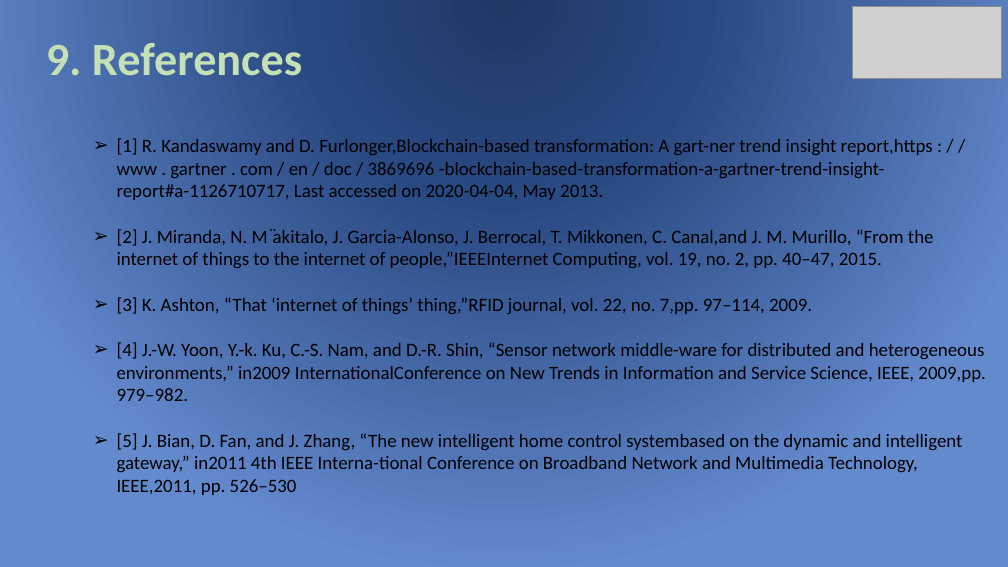
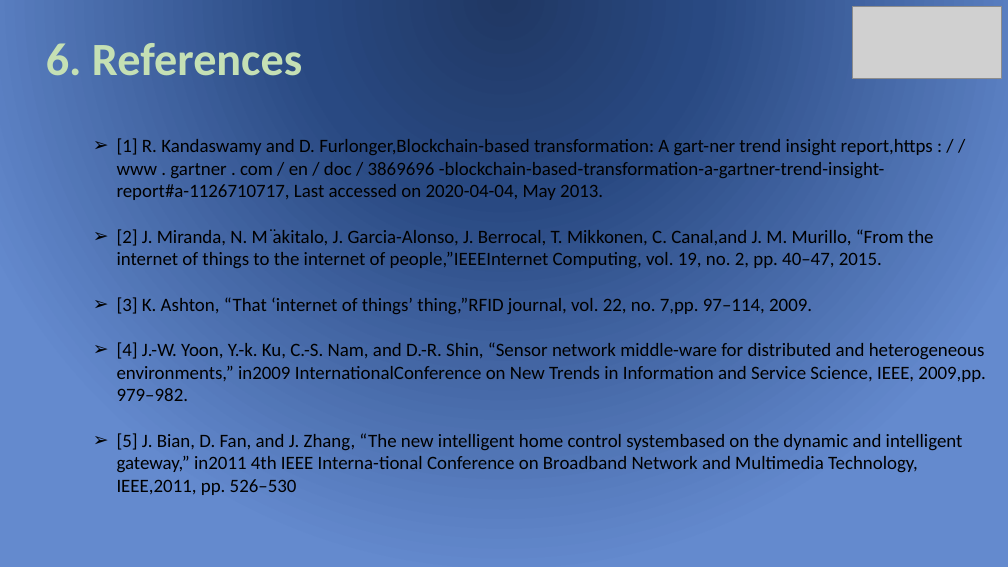
Before and after one commit to baharababah/DIM, a slide deck: slide 51 of DIM_Presentation.pptx (slide 64 before the commit). Drawn at 1008x567 pixels with LibreOffice and Linux fonts; fonts in the diff are those of the drawing; grey boxes stand for pictures. Boxes give left, top, right and bottom in pixels: in the first picture for what was removed or moved away, otherwise in the second. Text is boxed around its words. In the diff, an @@ line names an element or a change of style, - is before the commit and + after.

```diff
--- a/DIM_Presentation.pptx
+++ b/DIM_Presentation.pptx
@@ text at (46,43,302,76): text changed @@
-9. References
+6. References
```
Also in this commit, not shown: 49 other slides changed, 13 slides removed, 55 other files.
